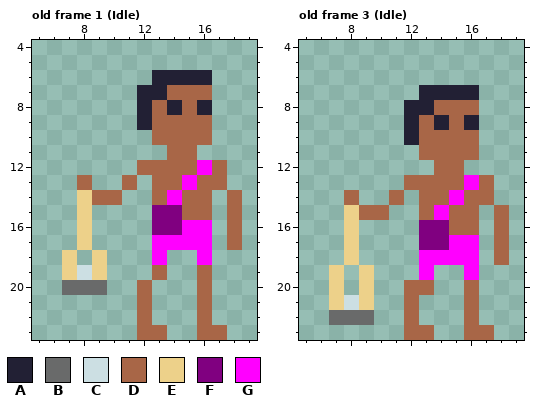
Pixel-art file -- Pixel Art/Units/Slinger.ase. The picture above is the old version.
28x24 pixels, 14 frames. Shown: old frame 1 (Idle): x 5..19, y 4..23; old frame 3 (Idle): x 5..19, y 4..23. The old version is drawn lined up with the new one, on the new canvas. The commit also changed other frames, which this record leaves out.
Visible layers, top first: "Sling", "Person".
Palette (. is transparent): A #222034  B #696a6a  C #ccdfe3  D #a86647  E #edd18a  F #800080  G #ff00ff
Pixels before, old frame 1 (Idle), first column x 7:
 6 ......AAAA..
 7 .....AADDD..
 8 .....ADADA..
 9 .....ADDDD..
10 ......DDDD..
11 .......DD...
12 .....DDDDGD.
13 .D..D.DDGDD.
14 .EDD..DGDD.D
15 .E....FFDD.D
16 .E....FFGG.D
17 .E....GGGG.D
18 E.E...G..G..
19 ECE...D..D..
20 BBB..D...D..
21 .....D...D..
22 .....D...D..
23 .....DD..DD.
Pixels before, old frame 3 (Idle), first column x 7:
 7 ......AAAA..
 8 .....AADDD..
 9 .....ADADA..
10 .....ADDDD..
11 ......DDDD..
12 .......DD...
13 .....DDDDGD.
14 .D..D.DDGDD.
15 .EDD..DGDD.D
16 .E....FFDD.D
17 .E....FFGG.D
18 .E....GGGG.D
19 E.E...G..G..
20 E.E..DD..D..
21 ECE..D...D..
22 BBB..D...D..
23 .....DD..DD.
New version:
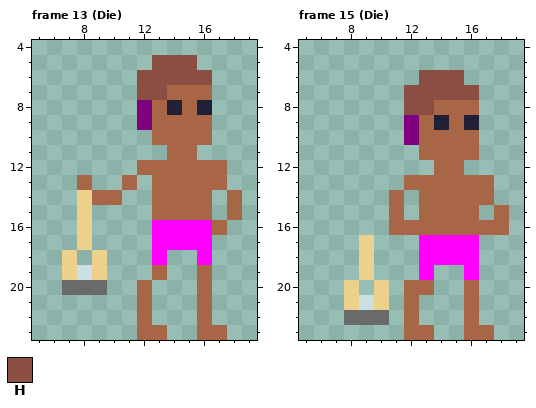
Colours new in this view: H #8a4e43
A new or re-ordered frame is compared with the old frame closest to it.
Difference:
canvas 28x24 -> 30x24, the old top-left corner now at 1,0
frames 14 -> 35
frames re-ordered
Frame 13 (Die) against old frame 1 (Idle):
y 5: x 13..15 ... -> HHH
y 6: x 12..16 .AAAA -> HHHHH
y 7: x 12..13 AA -> HH
y 8..9: x 12 A -> F
y 12: x 16 G -> D
y 13: x 15 G -> D
y 14: x 14 G -> D
y 15: x 13..14 FF -> DD
y 16: x 13..14 FF -> GG; x 17..18 .D -> D.
y 17: x 18 D -> .
Frame 15 (Die) is new; against old frame 3 (Idle):
y 6: x 13..15 ... -> HHH
y 7: x 12..16 .AAAA -> HHHHH
y 8: x 12..13 AA -> HH
y 9..10: x 12 A -> F
y 13: x 16 G -> D
y 14: x 8 D -> .; x 15 G -> D
y 15: x 8..11 EDD. -> ...D; x 14 G -> D
y 16: x 8 E -> .; x 11..14 ..FF -> DDDD; x 17 . -> D
y 17: x 8..9 E. -> .E; x 13..14 FF -> GG; x 18 D -> .
y 18: x 8..9 E. -> .E; x 18 D -> .
y 19: x 7 E -> .
y 20: x 7..10 E.E. -> .E.E
y 21: x 7..10 ECE. -> .ECE
y 22: x 7 B -> .; x 10 . -> B
Where, in picture pixels (left, top, right, bottom), the same in both pictures:
changed: (137, 55, 242, 250)
changed: (329, 70, 509, 325)
